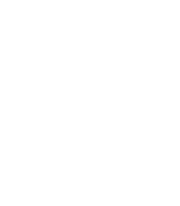
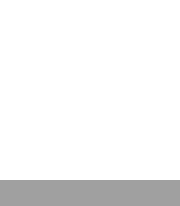
Layered file, before and after one edit (180 x 206). Changes by layer:
showed "图层 1", opacity 100% → 50% over [left=0, top=180, right=180, bottom=206]
